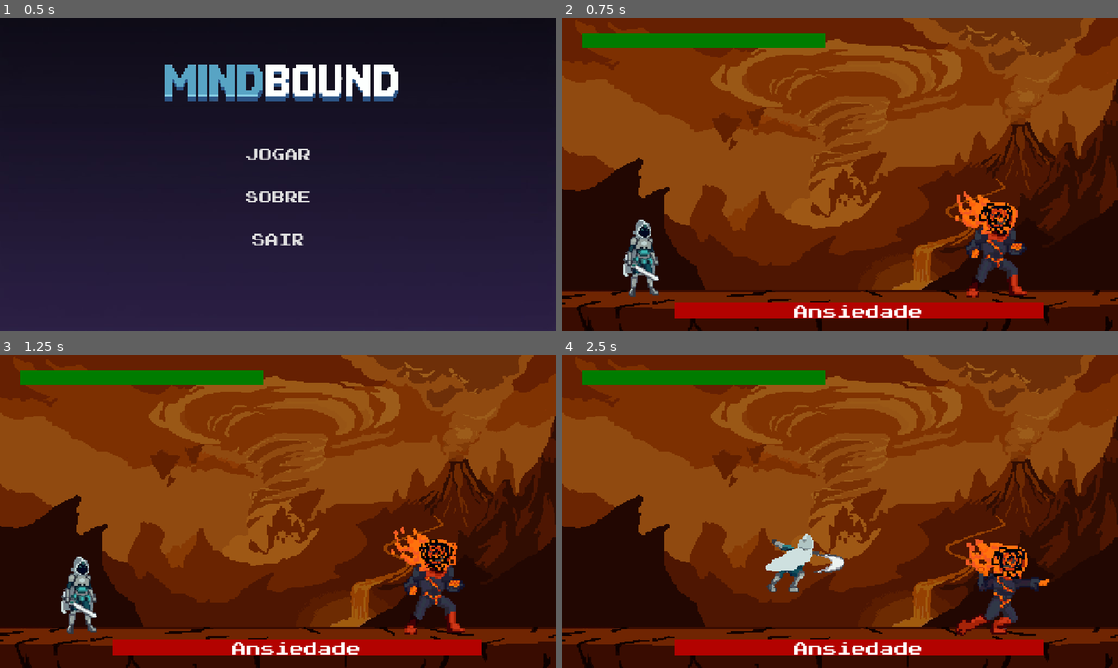
Above: before the commit, frames 1-4 (two rows, left to right).
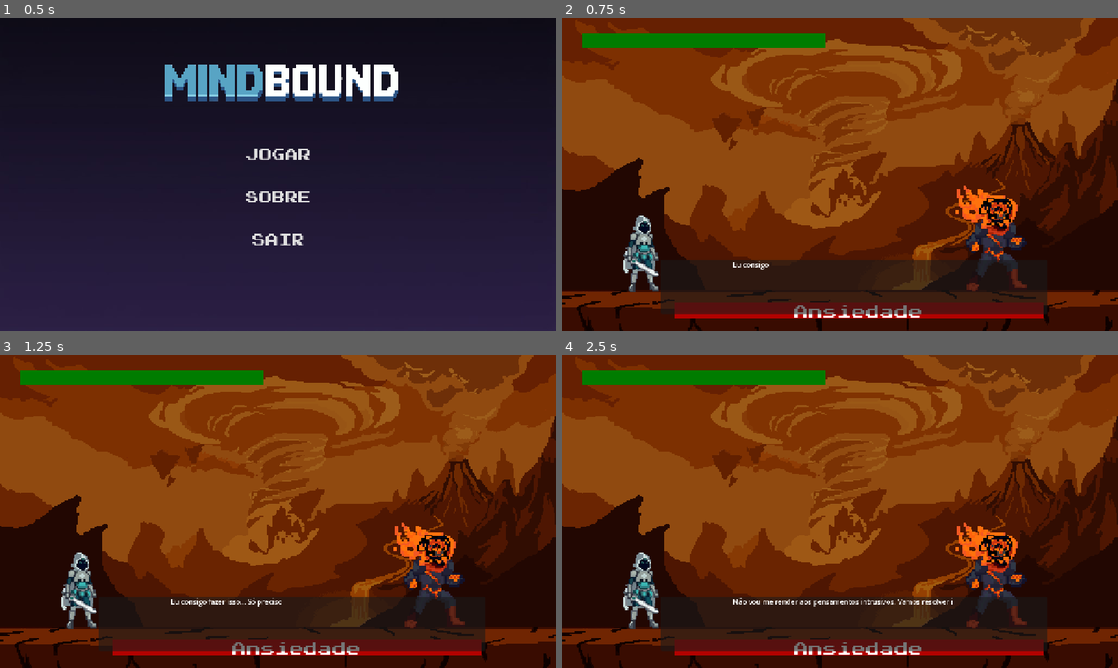
Above: after the commit, the same moments.

Repository: Yagohsl/Mindbound
Game: Godot game, scene res://screens/menu_principal.tscn
Same seed, same stepped clock (60 frames per second), same inputs: the game is played once before the commit and once after it.
Inputs:
- Up to frame 1 (0.5 s): no input
- Up to frame 2 (0.75 s): click "JOGAR" at 0.5 s
- Up to frame 3 (1.25 s): no input
- Up to frame 4 (2.5 s): tap Enter (ui_accept) at 1.25, 2.3 s; hold Enter (ui_accept) 1.28-2.03 s; hold Right (move_right) from 1.28 s (still down); tap Space (jump) at 1.52, 2.27 s; tap X (attack) at 2.1 s

Frame 1 is identical in both runs. In frame 2, 12% of the frame differs, in the area x 11-88%, y 53-95%; in frame 3, 12%; in frame 4, 13%.

Commit message:
Add dialog system and boss battle dialogs

Diff:
--- a/boss_ansiedade.gd
+++ b/boss_ansiedade.gd
@@ -38,12 +38,39 @@
 @onready var decision_timer = $DecisionTimer
 @onready var damage_area = $DamageArea
 @onready var ponto_de_tiro = $PontoDeTiro
+@onready var dialog_box = $DialogBox
 
 # var de controle de ataques
 var dash_direction: int = 0
 var dash_distance_left: float = 0.0
 var dash_max_distance: float = 500.0
 var min_teleport_distance: float = 250.0
+
+
+# -------- FALAS ---------
+
+@export var player_icon: Texture2D
+@export var boss_icon: Texture2D
+
+@export var dialogos_inicio: Array[Dictionary] = [
+	{"icone": player_icon, "texto": "Eu consigo fazer isso... Só preciso manter o foco e respirar fundo."},
+	{"icone": boss_icon, "texto": "E se tudo der errado? Você não se preparou o suficiente. Desista!"},
+	{"icone": player_icon, "texto": "Não vou me render aos pensamentos intrusivos. Vamos resolver isso agora!"}
+]
+
+@export var dialogos_vitoria: Array[Dictionary] = [
+	{"icone": player_icon, "texto": "Consegui silenciar a crise... O bombardeio de preocupações diminuiu."},
+	{"icone": boss_icon, "texto": "Você venceu desta vez... mas eu sempre posso voltar se você se sobrecarregar."},
+	{"icone": player_icon, "texto": "Eu sei. A ansiedade faz parte da vida, mas agora eu tenho ferramentas para não deixar você me paralisar."}
+]
+
+@export var dialogos_derrota: Array[Dictionary] = [
+	{"icone": boss_icon, "texto": "Eu avisei. O medo e a exaustão assumiram o controle total."},
+	{"icone": player_icon, "texto": "Está tudo tão confuso... Eu não consigo pensar direito."},
+	{"icone": player_icon, "texto": "Dar um passo para trás não é o fim. Reconhecer que precisa de ajuda ou de um descanso também é parte do processo de cura. Respire e tente novamente."}
+]
+
+
 
 func _physics_process(delta: float) -> void:
 	if current_state == State.DEATH:
--- a/boss_ansiedade.tscn
+++ b/boss_ansiedade.tscn
@@ -5,6 +5,9 @@
 [ext_resource type="PackedScene" uid="uid://br7tf3apryfor" path="res://projeteis_ansiedade.tscn" id="2_eu3k4"]
 [ext_resource type="Shader" uid="uid://chpsd1q3clp68" path="res://boss_ansiedade.gdshader" id="3_d2ree"]
 [ext_resource type="PackedScene" uid="uid://cqwaii2nxdwkr" path="res://aviso_teleporte.tscn" id="3_qn562"]
+[ext_resource type="Texture2D" uid="uid://dktb474q60r88" path="res://assets/images/game/fighters/icons/hero_icon.png" id="4_s2rrd"]
+[ext_resource type="Texture2D" uid="uid://c2jux8ygbo3p8" path="res://assets/images/game/fighters/icons/ansiedade_icon.png" id="5_8q71c"]
+[ext_resource type="PackedScene" uid="uid://37iph1yy02pm" path="res://dialog_box.tscn" id="8_8q71c"]
 
 [sub_resource type="ShaderMaterial" id="ShaderMaterial_qn562"]
 shader = ExtResource("3_d2ree")
@@ -192,6 +195,8 @@
 dash_speed = 800.0
 projectile_scene = ExtResource("2_eu3k4")
 teleport_warning_scene = ExtResource("3_qn562")
+player_icon = ExtResource("4_s2rrd")
+boss_icon = ExtResource("5_8q71c")
 
 [node name="Sprite2D" type="Sprite2D" parent="." unique_id=1486758928]
 material = SubResource("ShaderMaterial_qn562")
@@ -223,5 +228,7 @@
 [node name="PontoDeTiro" type="Marker2D" parent="." unique_id=880776632]
 position = Vector2(68, 16)
 
+[node name="DialogBox" parent="." unique_id=186077402 instance=ExtResource("8_8q71c")]
+
 [connection signal="timeout" from="DecisionTimer" to="." method="_on_decision_timer_timeout"]
 [connection signal="body_entered" from="DamageArea" to="." method="_on_damage_area_body_entered"]
--- a/dialog_box.gd
+++ b/dialog_box.gd
@@ -12,28 +12,26 @@
 func _ready() -> void:
 	visible = false
 
+# Agora ela recebe um Array genérico de dicionários ou recursos
 func iniciar_dialogo(dialogos: Array) -> void:
 	fila_dialogos = dialogos
 	indice_atual = 0
 	visible = true
-	get_tree().paused = true # Pausa o jogo durante a conversa
+	get_tree().paused = true
 	mostrar_proxima_fala()
 
 func mostrar_proxima_fala() -> void:
 	if indice_atual < fila_dialogos.size():
 		var dados = fila_dialogos[indice_atual]
-		var icone = dados[0]
-		var texto = dados[1]
+		# Suporta tanto formato de Array/Dicionário quanto Resource
+		icone_retrato.texture = dados["icone"]
+		texto_label.text = dados["texto"]
 
-		icone_retrato.texture = icone
-		texto_label.text = texto
-
-		# Efeito de máquina de escrever nativo do RichTextLabel
 		texto_label.visible_characters = 0
 		esta_digitando = true
 
-		var qtd_caracteres = texto.length()
-		var tempo_total = qtd_caracteres * 0.02 # Velocidade da digitação
+		var qtd_caracteres = texto_label.text.length()
+		var tempo_total = qtd_caracteres * 0.02
 
 		var tween = create_tween()
 		tween.tween_property(texto_label, "visible_characters", qtd_caracteres, tempo_total)
@@ -50,11 +48,9 @@
 	emit_signal("dialogo_finalizado")
 
 func _input(event: InputEvent) -> void:
-	if visible and event.is_action_pressed("ui_accept"): # Tecla Enter ou Espaço
+	if visible and event.is_action_pressed("ui_accept"):
 		if esta_digitando:
-			# Se ainda estiver digitando, completa o texto instantaneamente
 			var tween = get_tree().create_tween()
-			# Para o tween atual e mostra tudo
 			texto_label.visible_characters = texto_label.text.length()
 			esta_digitando = false
 		else:
--- a/dialog_box.tscn
+++ b/dialog_box.tscn
@@ -7,15 +7,18 @@
 script = ExtResource("1_hwgul")
 
 [node name="Panel" type="Panel" parent="." unique_id=452910480]
-offset_right = 40.0
-offset_bottom = 40.0
+offset_left = 228.0
+offset_top = 556.0
+offset_right = 1117.0
+offset_bottom = 681.0
 
 [node name="IconeRetrato" type="TextureRect" parent="Panel" unique_id=1221083209]
 layout_mode = 0
-offset_right = 40.0
-offset_bottom = 40.0
+offset_right = 112.0
+offset_bottom = 124.0
 
-[node name="RichTextLabel" type="RichTextLabel" parent="Panel" unique_id=1353476045]
+[node name="TextoLabel" type="RichTextLabel" parent="Panel" unique_id=1353476045]
 layout_mode = 0
-offset_right = 40.0
-offset_bottom = 40.0
+offset_left = 165.0
+offset_right = 856.0
+offset_bottom = 126.0
--- /dev/null
+++ b/fala1_ansiedade.tres
@@ -0,0 +1,3 @@
+[gd_resource type="Resource" format=3 uid="uid://c7hp54ldtp431"]
+
+[resource]
--- /dev/null
+++ b/recurso_dialogo.gd
@@ -0,0 +1,5 @@
+class_name RecursoDialogo
+extends Resource
+
+@export var icone_personagem: Texture2D
+@export_multiline var texto_fala: String
--- a/screens/arena_batalha.gd
+++ b/screens/arena_batalha.gd
@@ -7,7 +7,25 @@
 @onready var boss = $StaticBody2D/BossAnsiedade
 @onready var boss_health_bar = $UI/BossHealthBar
 
+@onready var dialog_box = $DialogBox
+
+@export var player_node: CharacterBody2D
+@export var boss_node: CharacterBody2D
+
 func _ready():
+
+	dialog_box.iniciar_dialogo(boss.dialogos_inicio)
+	if boss:
+		boss.health_changed.connect(_on_boss_health_changed)
+	if hero:
+		hero.health_changed.connect(_on_hero_health_changed)
+
+	dialog_box.dialogo_finalizado.connect(_on_dialogo_finalizado)
+
+	# 3. Disparar o diálogo de Início de Batalha!
+	if boss and boss.dialogos_inicio.size() > 0:
+		dialog_box.iniciar_dialogo(boss.dialogos_inicio)
+
 	# inicializa barras com a vida máxima
 	hero_health_bar.max_value = hero.max_health
 	hero_health_bar.value = hero.current_health
@@ -18,6 +36,36 @@
 	hero.health_changed.connect(update_hero_health)
 	boss.health_changed.connect(update_boss_health)
 
+# Quando o Boss tomar dano, checamos se ele morreu
+func _on_boss_health_changed(new_health: int) -> void:
+	if new_health <= 0:
+		# Inicia diálogo de Vitória e pausa o jogo para o Player não continuar batendo
+		dialog_box.iniciar_dialogo(boss.dialogos_vitoria)
+
+# Quando o Herói tomar dano, checamos se ele morreu
+func _on_hero_health_changed(new_health: int) -> void:
+	if new_health <= 0:
+		# Inicia diálogo psicoeducativo de Derrota
+		dialog_box.iniciar_dialogo(boss.dialogos_derrota)
+
+# Função chamada automaticamente quando a caixa de texto se fecha
+func _on_dialogo_finalizado() -> void:
+	# Se a caixa fechou e o Boss estava com 0 de vida, encerra a fase
+	if boss.current_health <= 0:
+		print("Ir para a Tela de Vitória ou carregar o próximo nível!")
+		# get_tree().change_scene_to_file("res://telas/tela_vitoria.tscn")
+
+	# Se a caixa fechou e o Player estava com 0 de vida, Game Over
+	elif hero.current_health <= 0:
+		print("Ir para o Game Over!")
+		# get_tree().change_scene_to_file("res://telas/tela_game_over.tscn")
+
+	else:
+		# Se ninguém morreu, significa que foi o diálogo inicial.
+		# O jogo despausa sozinho pelo script da DialogoBox e a luta começa!
+		print("FIGHT!")
+
+
 # Função que será chamada quando o Herói tomar dano
 func update_hero_health(new_health):
 	var tween = create_tween()
--- a/screens/arena_batalha.tscn
+++ b/screens/arena_batalha.tscn
@@ -6,6 +6,7 @@
 [ext_resource type="FontFile" uid="uid://ctf0ms8f42jd0" path="res://assets/fonts/pixel.ttf" id="2_xojux"]
 [ext_resource type="PackedScene" uid="uid://c1c6uwng84vl1" path="res://boss_ansiedade.tscn" id="3_1rla3"]
 [ext_resource type="PackedScene" uid="uid://bvgualol7nu5v" path="res://screens/menu_pausa.tscn" id="6_2uib8"]
+[ext_resource type="PackedScene" uid="uid://37iph1yy02pm" path="res://dialog_box.tscn" id="7_iywkd"]
 
 [sub_resource type="Gradient" id="Gradient_xojux"]
 interpolation_mode = 1
@@ -38,8 +39,10 @@
 [sub_resource type="RectangleShape2D" id="RectangleShape2D_xojux"]
 size = Vector2(20, 709)
 
-[node name="Arena" type="Node2D" unique_id=50696584]
+[node name="Arena" type="Node2D" unique_id=50696584 node_paths=PackedStringArray("player_node", "boss_node")]
 script = ExtResource("1_28jst")
+player_node = NodePath("StaticBody2D/Heroi")
+boss_node = NodePath("StaticBody2D/BossAnsiedade")
 
 [node name="UI" type="CanvasLayer" parent="." unique_id=1739122279]
 
@@ -115,3 +118,5 @@
 shape = SubResource("RectangleShape2D_xojux")
 
 [node name="MenuPausa" parent="." unique_id=1291649425 instance=ExtResource("6_2uib8")]
+
+[node name="DialogBox" parent="." unique_id=186077402 instance=ExtResource("7_iywkd")]
Binary file added: assets/images/game/fighters/icons/ansiedade_icon.png
Not shown, added: assets/images/game/fighters/icons/ansiedade_icon.png.import
Binary file added: assets/images/game/fighters/icons/hero_icon.png
Not shown, added: assets/images/game/fighters/icons/hero_icon.png.import
Not shown, added: recurso_dialogo.gd.uid
